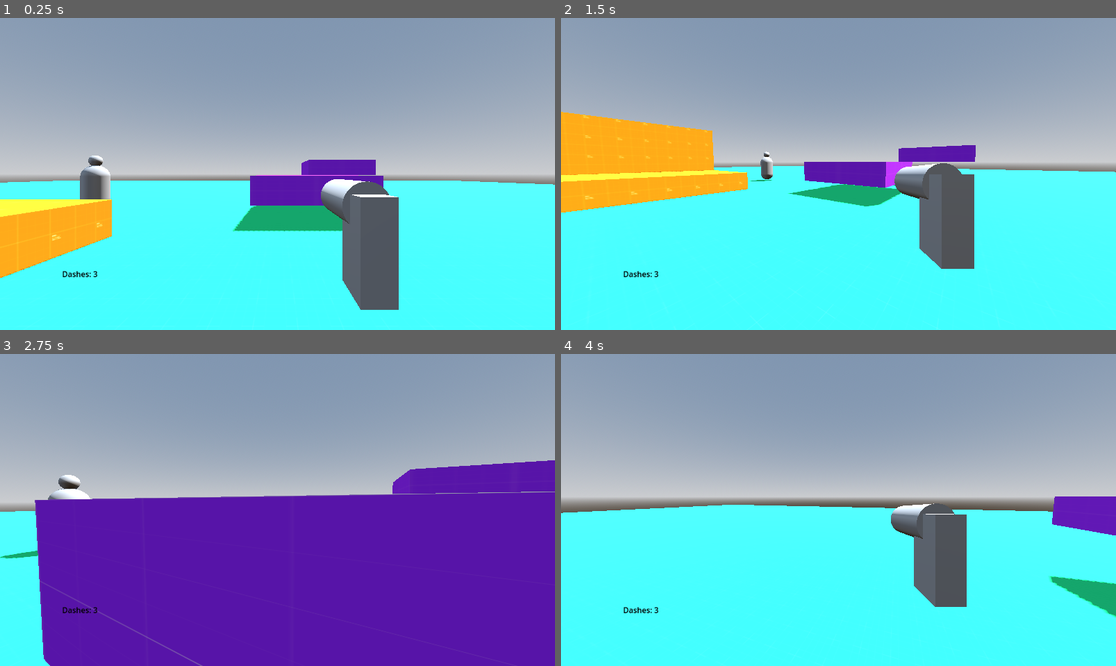
Above: before the commit, frames 1-4 (two rows, left to right).
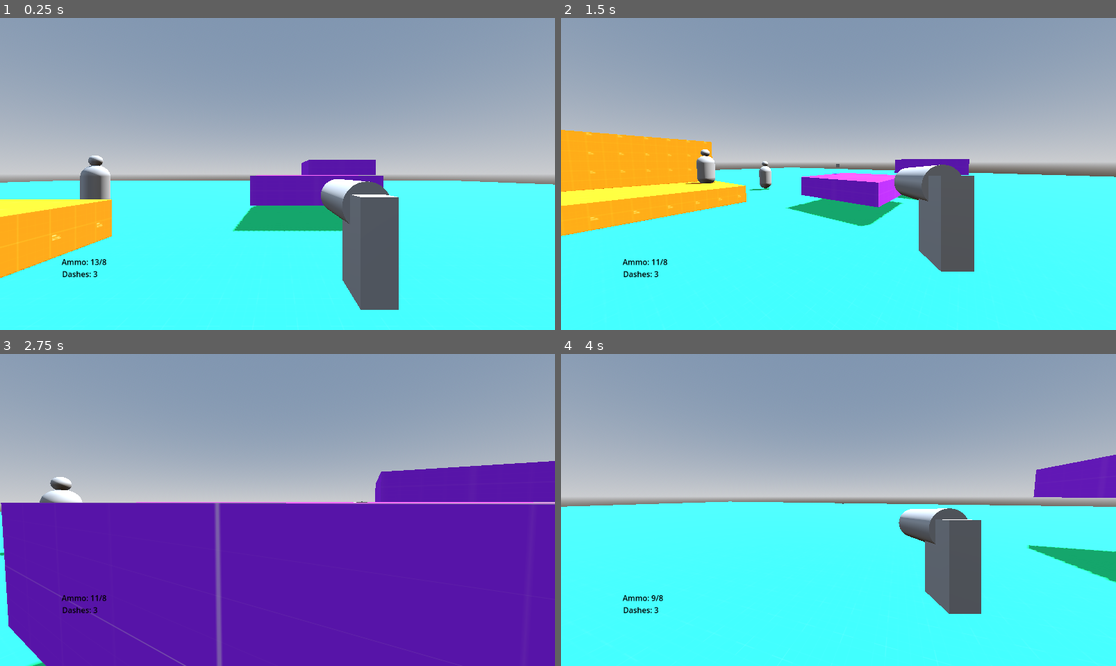
Above: after the commit, the same moments.

Repository: R1fty0/RetroShooter
Game: Godot game, scene res://scenes/main.tscn
Same seed, same stepped clock (60 frames per second), same inputs: the game is played once before the commit and once after it.
Inputs (mouse positions are in pixels of both pictures, inside the frame that each line leads up to):
- Up to frame 1 (0.25 s): no input
- Up to frame 2 (1.5 s): tap Enter (ui_accept) at 0.5 s; move the mouse to (960, 158) at 0.52 s; hold D (right) 0.53-1.28 s; hold Q (dash) 0.53-1.28 s; tap Space (jump) at 0.77, 1.07 s; click (960, 158) at 0.8 s; move the mouse to (810, 174) at 1.27 s; hold W (forward) from 1.28 s (still down); click (810, 174) at 1.35 s
- Up to frame 3 (2.75 s): keep holding W (forward); tap Space (jump) at 1.52, 1.55, 1.82, 2.1 s; move the mouse to (288, 503) at 2.02 s; hold Q (dash) from 2.03 s (still down)
- Up to frame 4 (4 s): keep holding W (forward); move the mouse to (832, 516) at 2.77 s; release Q (dash) at 2.78 s; tap Q (dash) at 2.85 s; tap Space (jump) at 3.02, 3.32, 3.77, 3.8 s; click (832, 516) at 3.05 s; move the mouse to (877, 513) at 3.52 s; press the mouse at (877, 513) at 3.53 s

The runs differ from the first frame. In frame 1, less than 0.1% of the frame differs, in the area x 11-20%, y 77-80%; in frame 2, 10%, in the area x 0-100%, y 30-100%; in frame 3, 5.9%; in frame 4, 7.5%.

Commit message:
feat: player weapon reloading and corresponding ui

Diff:
--- a/project.godot
+++ b/project.godot
@@ -66,6 +66,11 @@
 "events": [Object(InputEventMouseButton,"resource_local_to_scene":false,"resource_name":"","device":-1,"window_id":0,"a …(258 unchanged characters)…
 ]
 }
+reload={
+"deadzone": 0.2,
+"events": [Object(InputEventKey,"resource_local_to_scene":false,"resource_name":"","device":-1,"window_id":0,"alt_pressed":false,"shift_pressed":false,"ctrl_pressed":false,"meta_pressed":false,"pressed":false,"keycode":0,"physical_keycode":82,"key_label":0,"unicode":114,"location":0,"echo":false,"script":null)
+]
+}
 
 [physics]
 
--- a/scenes/common_components/health/health_component.gd
+++ b/scenes/common_components/health/health_component.gd
@@ -1,11 +1,12 @@
 extends Node
 class_name HealthComponent
+
+## NOTE:
+## - this component must be the child of whatever object you want dead when its health runs out.
 
 signal died
 signal took_damage
 
-## The object/node to destroy when health fully depletes.
-@export var object: Node3D
 @export var max_health: float = 100
 var current_health: float = 100
 
@@ -16,10 +17,10 @@
 	if amount >= current_health:
 		_die()
 	else:
+		print("Took " + str(amount) + " damage.")
 		current_health -= amount
-		print("Current Health: " + str(current_health))
 		took_damage.emit()
 
 func _die():
 	died.emit()
-	object.queue_free()
+	get_parent().queue_free()
--- a/scenes/common_components/projectile_shooting/projectile_shooting_component.gd
+++ b/scenes/common_components/projectile_shooting/projectile_shooting_component.gd
@@ -1,6 +1,9 @@
 extends Node3D
 class_name ProjectileShootingComponent
 
+signal shooting
+signal reloading
+signal reloaded
 
 ## How long does the gun wait before being able to fire the next shot.
 @export var time_between_shots: float = 0.5
@@ -11,27 +14,40 @@
 @export var projectile_damage: float
 @export var projectile_speed: float
 
+@export_category("Reloading")
+@export var magazine_size: int = 13
+@export var reload_time: float = 1.2
+
 @onready var fire_rate_timer: Timer = $FireRateTimer
 @onready var projectile_spawn_point: Marker3D = $ProjectileSpawnPoint
+@onready var reload_timer: Timer = $ReloadTimer
 
 var can_fire: bool = true
+var current_ammo_count: int = 13
 
 func _ready() -> void:
 	fire_rate_timer.wait_time = time_between_shots
 
 func _input(event: InputEvent) -> void:
+	# Allow the player to manually reload if they have a partially full magazine.
+	if event.is_action_pressed("reload") and current_ammo_count < magazine_size:
+		_reload()
 	if event.is_action_pressed("shoot") and can_fire:
-		_shoot()
+		# Trigger a reload if the player tries shooting with an empty magazine.
+		if current_ammo_count <= 0:
+			_reload()
+		else:
+			print("pew")
+			_shoot()
 
 func _shoot() -> void:
+	# Add projectile to scene.
 	var new_projectile: Projectile = projectile.instantiate()
-	# Add projectile to scene.
 	get_tree().current_scene.add_child(new_projectile)
 	new_projectile.global_position = projectile_spawn_point.global_position
 	new_projectile.global_rotation = projectile_spawn_point.global_rotation
 
 	# Setup projectile stats
-	# Make the projectile face forward relative to what direction the gun is pointing at.
 	new_projectile.direction = projectile_spawn_point.global_transform.basis.z * -1
 	new_projectile.target_group = projectile_target_group
 	new_projectile.damage = projectile_damage
@@ -41,6 +57,19 @@
 	can_fire = false
 	fire_rate_timer.start()
 
+	# Remove a shot from the magazine.
+	current_ammo_count -= 1
+	shooting.emit()
+
+func _reload() -> void:
+	reload_timer.start()
+	reloading.emit()
+	can_fire = false
 
 func _on_fire_rate_timer_timeout() -> void:
 	can_fire = true
+
+func _on_reload_timer_timeout() -> void:
+	can_fire = true
+	current_ammo_count = magazine_size
+	reloaded.emit()
--- a/scenes/common_components/projectile_shooting/projectile_shooting_component.tscn
+++ b/scenes/common_components/projectile_shooting/projectile_shooting_component.tscn
@@ -10,4 +10,8 @@
 [node name="FireRateTimer" type="Timer" parent="."]
 one_shot = true
 
+[node name="ReloadTimer" type="Timer" parent="."]
+one_shot = true
+
 [connection signal="timeout" from="FireRateTimer" to="." method="_on_fire_rate_timer_timeout"]
+[connection signal="timeout" from="ReloadTimer" to="." method="_on_reload_timer_timeout"]
--- a/scenes/dummy_target/dummy_target.tscn
+++ b/scenes/dummy_target/dummy_target.tscn
@@ -13,7 +13,11 @@
 [sub_resource type="SphereShape3D" id="SphereShape3D_schw8"]
 radius = 0.682784
 
-[node name="DummyTarget" type="Node3D"]
+[sub_resource type="CapsuleShape3D" id="CapsuleShape3D_schw8"]
+radius = 0.527099
+height = 2.46817
+
+[node name="DummyTarget" type="CharacterBody3D"]
 
 [node name="NormalHitPoint" type="MeshInstance3D" parent="."]
 transform = Transform3D(1, 0, 0, 0, 1, 0, 0, 0, 1, 0, 0.995452, 0)
@@ -24,7 +28,7 @@
 transform = Transform3D(1, 0, 0, 0, 1, 0, 0, 0, 1, 0, -0.995452, 0)
 script = ExtResource("1_pdk6f")
 target_group = "enemy"
-health_component = NodePath("../../CriticalHitPoint/HealthComponent")
+health_component = NodePath("../../HealthComponent")
 metadata/_custom_type_script = "uid://cxe6wigtm4atd"
 
 [node name="CollisionShape3D" type="CollisionShape3D" parent="NormalHitPoint/Hitbox"]
@@ -39,7 +43,7 @@
 [node name="Hitbox" type="Area3D" parent="CriticalHitPoint" node_paths=PackedStringArray("health_component")]
 script = ExtResource("1_pdk6f")
 target_group = "enemy"
-health_component = NodePath("../HealthComponent")
+health_component = NodePath("../../HealthComponent")
 damage_multiplier = 2.0
 metadata/_custom_type_script = "uid://cxe6wigtm4atd"
 
@@ -47,7 +51,11 @@
 shape = SubResource("SphereShape3D_schw8")
 debug_color = Color(0.972396, 0, 0.441336, 0.42)
 
-[node name="HealthComponent" type="Node" parent="CriticalHitPoint" node_paths=PackedStringArray("object")]
+[node name="PhysicalCollider" type="CollisionShape3D" parent="."]
+transform = Transform3D(1, 0, 0, 0, 1, 0, 0, 0, 1, 0, 1.20647, 0)
+shape = SubResource("CapsuleShape3D_schw8")
+debug_color = Color(1.29953e-06, 0.636504, 0.404056, 0.42)
+
+[node name="HealthComponent" type="Node" parent="."]
 script = ExtResource("3_schw8")
-object = NodePath("../..")
 metadata/_custom_type_script = "uid://dqgtdhcgutyyh"
--- a/scenes/main.tscn
+++ b/scenes/main.tscn
@@ -1,11 +1,13 @@
-[gd_scene load_steps=14 format=3 uid="uid://bnc565g0rcg1r"]
+[gd_scene load_steps=16 format=3 uid="uid://bnc565g0rcg1r"]
 
 [ext_resource type="Texture2D" uid="uid://c2nkdho5d1ng0" path="res://assets/textures/prototype/texture_03.png" id="1_0wfyh"]
 [ext_resource type="Texture2D" uid="uid://bydxsfxkrklh7" path="res://assets/textures/prototype/texture_01.png" id="1_o5qli"]
 [ext_resource type="PackedScene" uid="uid://b8ixtymwutihb" path="res://scenes/player/player.tscn" id="3_sugp2"]
-[ext_resource type="Script" uid="uid://crinamgv4lklh" path="res://scenes/ui/dash_counter.gd" id="4_jyhfs"]
 [ext_resource type="Texture2D" uid="uid://6b8nf1utvjxk" path="res://assets/textures/prototype/texture_02.png" id="4_tbgi4"]
+[ext_resource type="PackedScene" uid="uid://rly8w7ex0y72" path="res://scenes/ui/dash_counter/dash_counter.tscn" id="5_tefeu"]
 [ext_resource type="PackedScene" uid="uid://qb1hjy67bcgj" path="res://scenes/dummy_target/dummy_target.tscn" id="6_tefeu"]
+[ext_resource type="PackedScene" uid="uid://cxryb8gnft8lh" path="res://scenes/ui/ammo_counter/ammo_counter.tscn" id="6_tipki"]
+[ext_resource type="Script" uid="uid://bpiqikyrbdi67" path="res://scenes/ui/ammo_counter/ammo_counter.gd" id="7_85g3d"]
 
 [sub_resource type="ProceduralSkyMaterial" id="ProceduralSkyMaterial_sugp2"]
 sky_horizon_color = Color(0.662243, 0.671743, 0.686743, 1)
@@ -30,8 +32,9 @@
 [sub_resource type="StandardMaterial3D" id="StandardMaterial3D_tipki"]
 albedo_texture = ExtResource("4_tbgi4")
 
-[sub_resource type="LabelSettings" id="LabelSettings_sugp2"]
+[sub_resource type="LabelSettings" id="LabelSettings_tipki"]
 font_color = Color(0, 0, 0, 1)
+outline_color = Color(0, 0, 0, 1)
 
 [node name="Main" type="Node3D"]
 
@@ -92,29 +95,29 @@
 
 [node name="UI" type="CanvasLayer" parent="."]
 
-[node name="DashCounter" type="Label" parent="UI" node_paths=PackedStringArray("dash_controller")]
-anchors_preset = 8
-anchor_left = 0.5
-anchor_top = 0.5
-anchor_right = 0.5
-anchor_bottom = 0.5
-offset_left = -447.0
-offset_top = 196.0
-offset_right = -373.0
-offset_bottom = 219.0
-grow_horizontal = 2
-grow_vertical = 2
-size_flags_horizontal = 4
-text = "Dashes: 3"
-label_settings = SubResource("LabelSettings_sugp2")
-horizontal_alignment = 1
-script = ExtResource("4_jyhfs")
+[node name="DashCounter" parent="UI" node_paths=PackedStringArray("dash_controller") instance=ExtResource("5_tefeu")]
 dash_controller = NodePath("../../Player/DashController")
 
-[node name="DummyTarget" parent="." groups=["enemy"] instance=ExtResource("6_tefeu")]
+[node name="AmmoCounter" parent="UI" node_paths=PackedStringArray("player_gun") instance=ExtResource("6_tipki")]
+offset_left = 128.0
+offset_top = 495.0
+offset_right = 246.0
+offset_bottom = 518.0
+text = "Ammo Counter"
+label_settings = SubResource("LabelSettings_tipki")
+script = ExtResource("7_85g3d")
+player_gun = NodePath("../../Player/Head/Gun/Barrel/ProjectileShootingComponent")
+
+[node name="Enemies" type="Node" parent="."]
+
+[node name="DummyTarget" parent="Enemies" groups=["enemy"] instance=ExtResource("6_tefeu")]
 transform = Transform3D(1, 0, 0, 0, 1, 0, 0, 0, 1, -3.11434, 0.598398, -9)
+
+[node name="DummyTarget2" parent="Enemies" groups=["enemy"] instance=ExtResource("6_tefeu")]
+transform = Transform3D(1, 0, 0, 0, 1, 0, 0, 0, 1, -3.11434, 1.38339, -4.62079)
 
 [editable path="Player"]
 [editable path="Player/Head/Gun"]
 [editable path="Player/Head/Gun/Barrel/ProjectileShootingComponent"]
-[editable path="DummyTarget"]
+[editable path="Enemies/DummyTarget"]
+[editable path="Enemies/DummyTarget2"]
--- a/scenes/player/gun/gun.tscn
+++ b/scenes/player/gun/gun.tscn
@@ -19,9 +19,12 @@
 
 [node name="ProjectileShootingComponent" parent="Barrel" instance=ExtResource("1_k3w1v")]
 transform = Transform3D(1, 0, 0, 0, -4.37114e-08, -1, 0, 1, -4.37114e-08, 0, 1.03827, 4.53841e-08)
+time_between_shots = 0.25
 projectile = ExtResource("2_fxov8")
 projectile_target_group = "enemy"
 projectile_damage = 10.0
-projectile_speed = 40.0
+projectile_speed = 80.0
+magazine_size = 8
+reload_time = 2.25
 
 [editable path="Barrel/ProjectileShootingComponent"]
--- a/scenes/player/player.tscn
+++ b/scenes/player/player.tscn
@@ -10,9 +10,10 @@
 
 [node name="Player" type="CharacterBody3D"]
 script = ExtResource("1_8afob")
-jump_velocity = 6.5
+dash_speed = 100.0
+jump_velocity = 8.0
 
-[node name="Collider" type="CollisionShape3D" parent="."]
+[node name="PhysicalCollider" type="CollisionShape3D" parent="."]
 transform = Transform3D(1, 0, 0, 0, 1, 0, 0, 0, 1, 0, 0.9, 0)
 shape = SubResource("CapsuleShape3D_iof21")
 
@@ -25,12 +26,11 @@
 transform = Transform3D(0.18, 0, 0, 0, 0.18, 0, 0, 0, 0.18, 0.404294, -0.11731, -0.726918)
 
 [node name="ProjectileShootingComponent" parent="Head/Gun/Barrel" index="1"]
-projectile_damage = 25.0
-projectile_speed = 80.0
+projectile_damage = 20.0
 
 [node name="DashController" type="Node" parent="."]
 script = ExtResource("2_dovo2")
-dash_duration = 0.01
+dash_duration = 0.03
 dash_cooldown = 1.2
 
 [node name="DashCooldownTimer" type="Timer" parent="DashController"]
--- /dev/null
+++ b/scenes/ui/ammo_counter/ammo_counter.gd
@@ -0,0 +1,20 @@
+extends Label
+
+@export var player_gun: ProjectileShootingComponent
+var is_reloading: bool = false
+
+func _ready() -> void:
+	player_gun.reloading.connect(_show_reloading_text)
+	player_gun.reloaded.connect(_hide_reloading_text)
+
+func _process(delta: float) -> void:
+	if !is_reloading:
+		text = "Ammo: " + str(player_gun.current_ammo_count) + "/" + str(player_gun.magazine_size)
+	else:
+		text = "Reloading..."
+
+func _show_reloading_text() -> void:
+	is_reloading = true
+
+func _hide_reloading_text() -> void:
+	is_reloading = false
--- /dev/null
+++ b/scenes/ui/ammo_counter/ammo_counter.tscn
@@ -0,0 +1,5 @@
+[gd_scene format=3 uid="uid://cxryb8gnft8lh"]
+
+[node name="AmmoCounter" type="Label"]
+offset_right = 40.0
+offset_bottom = 23.0
--- /dev/null
+++ b/scenes/ui/dash_counter/dash_counter.tscn
@@ -0,0 +1,25 @@
+[gd_scene load_steps=3 format=3 uid="uid://rly8w7ex0y72"]
+
+[ext_resource type="Script" uid="uid://crinamgv4lklh" path="res://scenes/ui/dash_counter/dash_counter.gd" id="1_ve6ta"]
+
+[sub_resource type="LabelSettings" id="LabelSettings_sugp2"]
+font_color = Color(0, 0, 0, 1)
+
+[node name="DashCounter" type="Label" node_paths=PackedStringArray("dash_controller")]
+anchors_preset = 8
+anchor_left = 0.5
+anchor_top = 0.5
+anchor_right = 0.5
+anchor_bottom = 0.5
+offset_left = -447.0
+offset_top = 196.0
+offset_right = -373.0
+offset_bottom = 219.0
+grow_horizontal = 2
+grow_vertical = 2
+size_flags_horizontal = 4
+text = "Dashes: 3"
+label_settings = SubResource("LabelSettings_sugp2")
+horizontal_alignment = 1
+script = ExtResource("1_ve6ta")
+dash_controller = NodePath("")
Not shown: 1 places in scenes/dummy_target/dummy_target.tscn that only renumber resources
Not shown, added: scenes/ui/ammo_counter/ammo_counter.gd.uid
Renamed: scenes/ui/dash_counter.gd -> scenes/ui/dash_counter/dash_counter.gd
Renamed: scenes/ui/dash_counter.gd.uid -> scenes/ui/dash_counter/dash_counter.gd.uid
